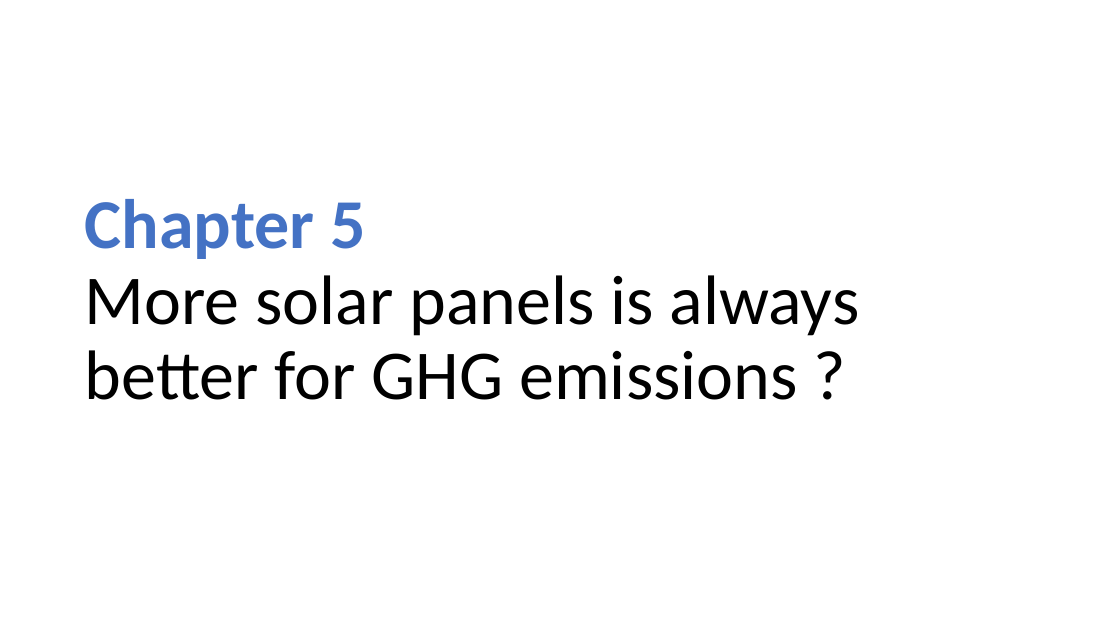
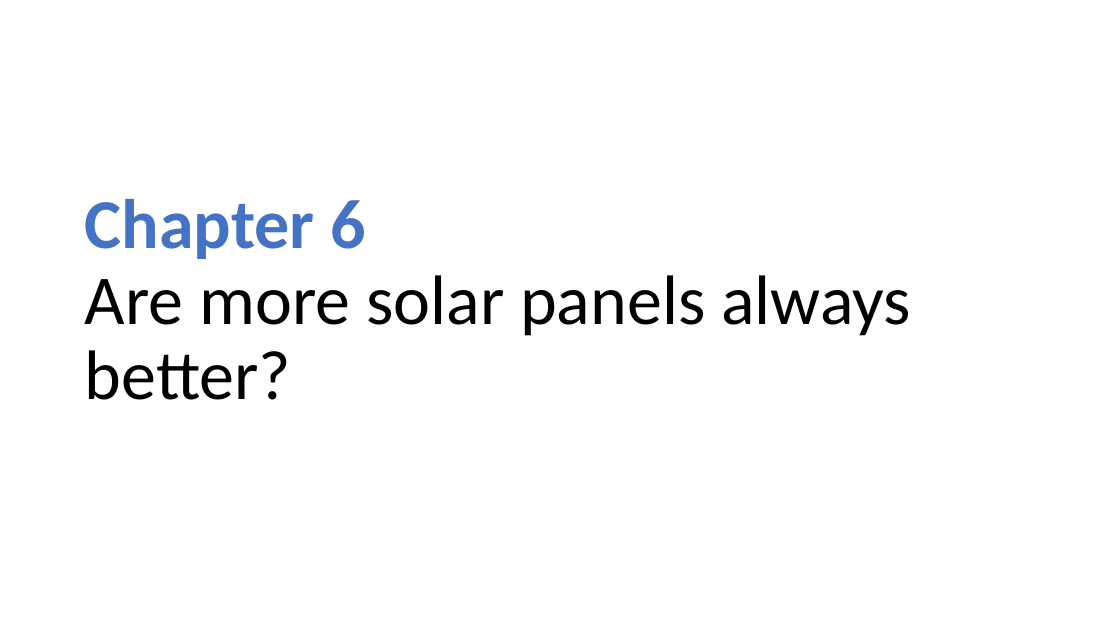
Before and after one commit to Jonathan56/supplementary_thesis, a slide deck: slide 60 of figures.pptx (slide 58 before the commit). Drawn at 1120x630 pixels with LibreOffice and Linux fonts; fonts in the diff are those of the drawing. Boxes give left, top, right and bottom in pixels: in the first picture for what was removed or moved away, otherwise in the second. Text is boxed around its words. In the diff, an @@ line names an element or a change of style, - is before the commit and + after.

Commit message:
chapter 6

```diff
--- a/figures.pptx
+++ b/figures.pptx
@@ title at (x1=85, y1=199, x2=910, y2=400): text changed @@
-Chapter 5
-More solar panels is always better for GHG emissions ?
+Chapter 6
+Are more solar panels always better?
```
Also in this commit, not shown: 9 other slides changed, 13 slides added, 6 slides removed, 19 other files.
